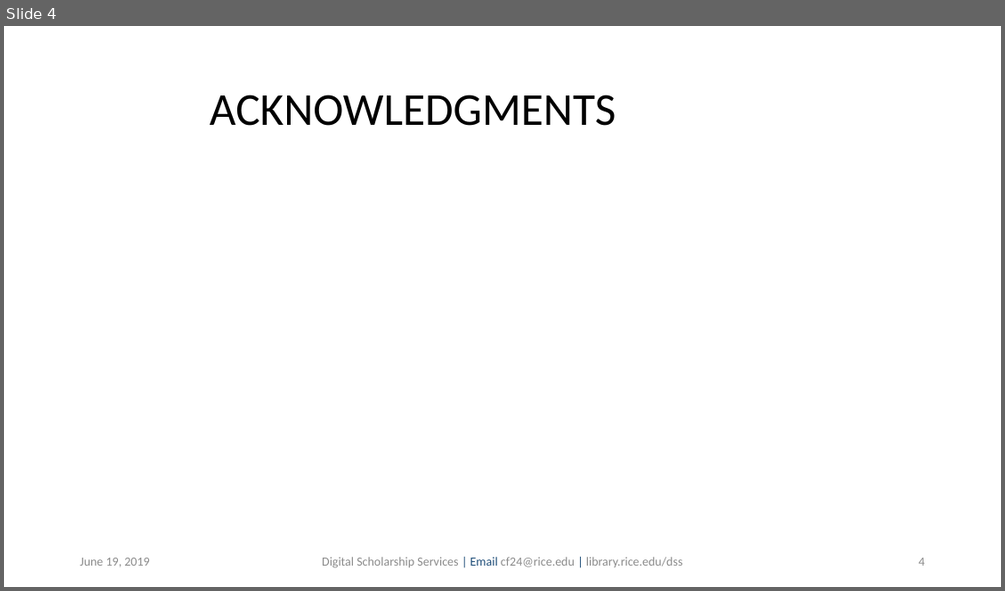
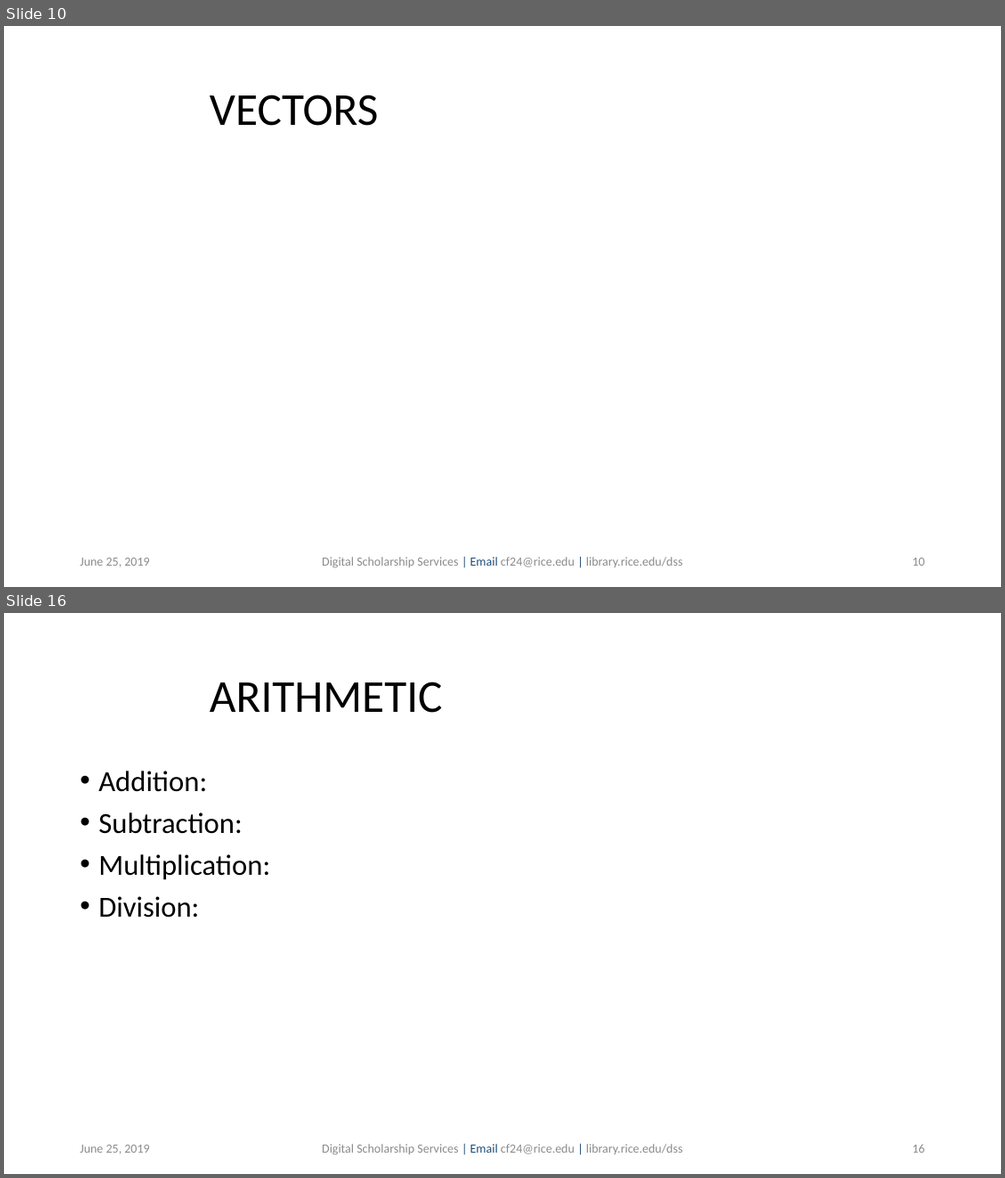
Before and after one commit to bakitybacon/rice-data-and-donuts, a slide deck: introR/Introduction to R.pptx. Shown one above the other, each under a label of ours: slide 4 before the commit, slides 10 and 16 after it; the slides between them are not shown. The pictures are 1005x591 and 1005x1178 pixels, drawn with LibreOffice and Linux fonts; fonts in the diff are those of the drawing; background and template pictures are left out. Boxes give left, top, right and bottom in pixels: in the first picture for what was removed or moved away, otherwise in the second. Text is boxed around its words. In the diff, an @@ line names an element or a change of style, - is before the commit and + after.

```diff
--- a/introR/Introduction to R.pptx
+++ b/introR/Introduction to R.pptx
@@ slide 16 added at box(4, 613, 1001, 1174), background #FFFFFF @@
@@ title added at box(210, 682, 443, 713), 44 pt, text #000000 @@
+ARITHMETIC
@@ text added at box(98, 771, 270, 917), 28 pt, text #000000 @@
+• Addition:
+• Subtraction:
+• Multiplication:
+• Division:
@@ text added at box(80, 1144, 149, 1153), 12 pt, text #8C8C8C @@
+June 25, 2019
@@ text added at box(322, 1143, 683, 1155), 12 pt, text #8C8C8C @@
+Digital Scholarship Services | Email cf24@rice.edu | library.rice.edu/dss
@@ page number added at box(912, 1144, 924, 1152), 12 pt, text #8C8C8C @@
+16
@@ what was slide 4 is now slide 10 @@
@@ slide 10 changed as well @@
@@ title at box(210, 95, 378, 126): text changed @@
-ACKNOWLEDGMENTS
+VECTORS
@@ text at box(80, 557, 149, 566): text changed @@
-June 19, 2019
+June 25, 2019
@@ page number at box(912, 557, 924, 565): text changed @@
-4
+10
```
Also in this commit, not shown: 2 other slides changed, 29 other slides added.
